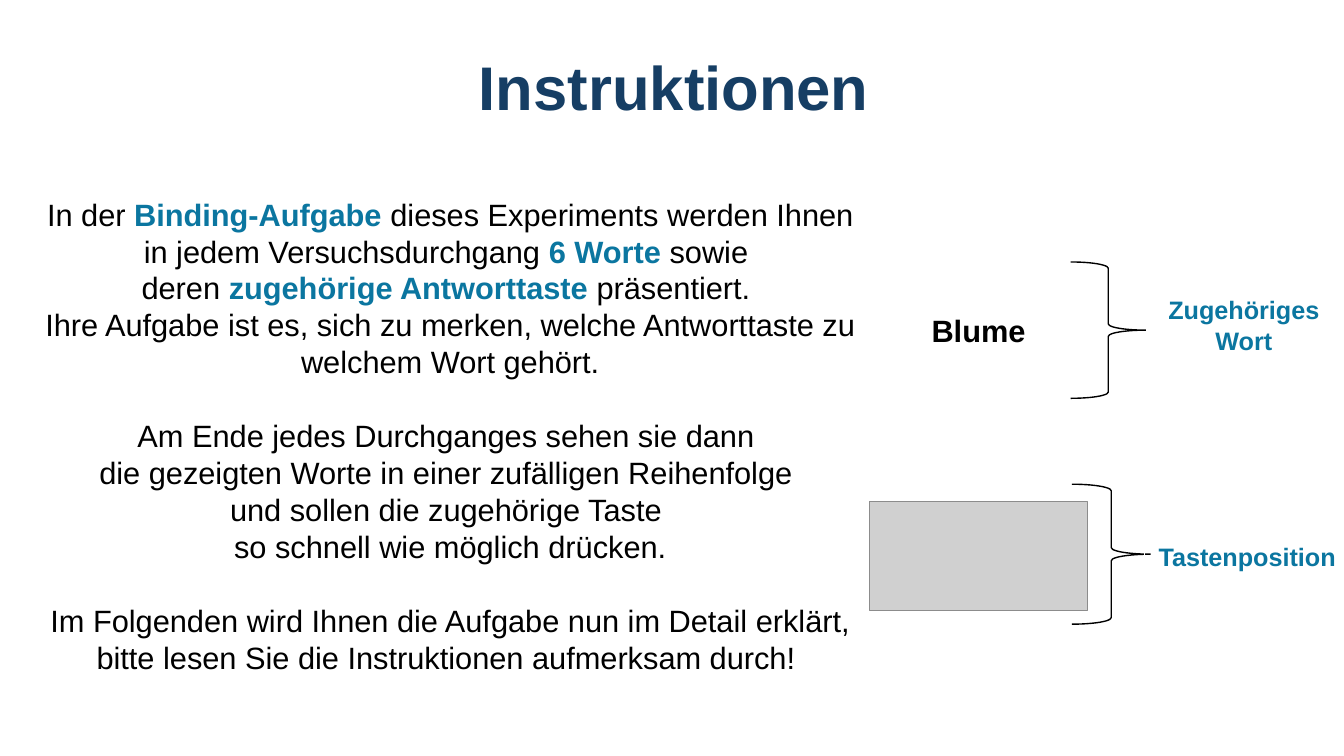
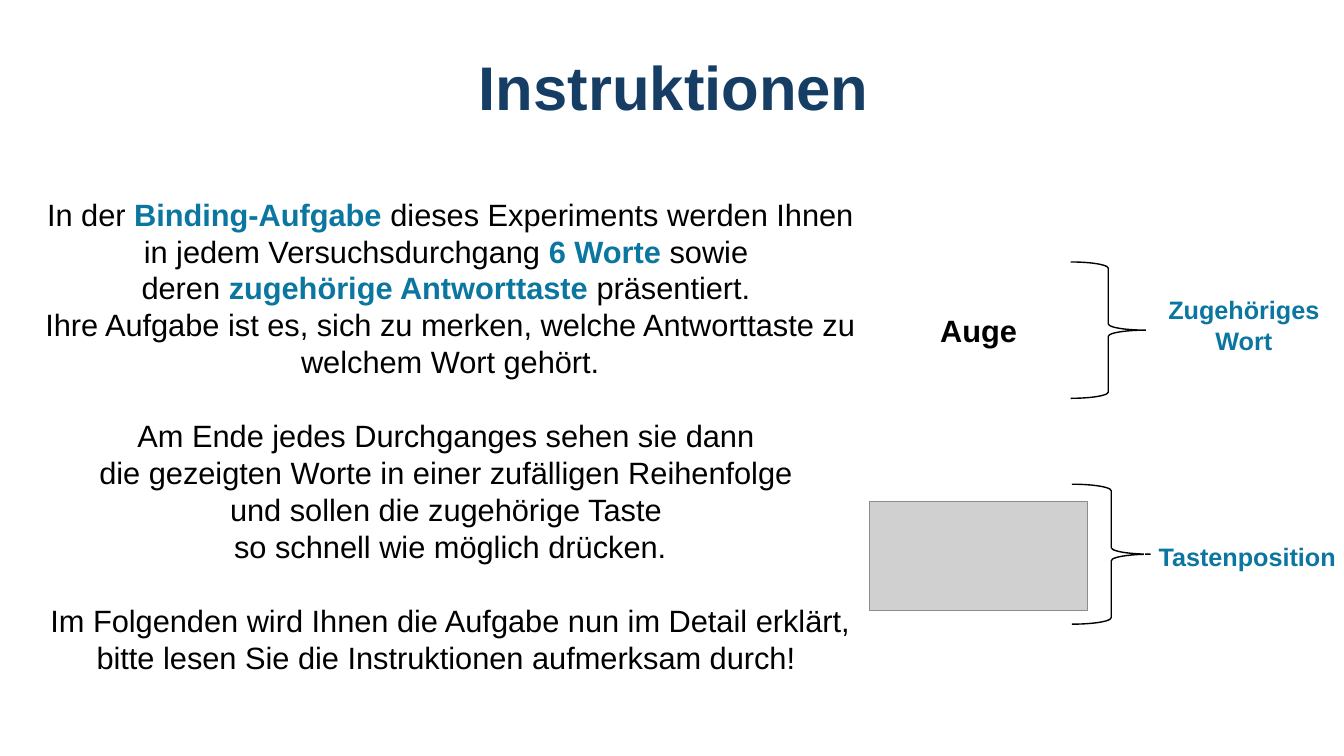
Before and after one commit to GidonFrischkorn/Ambizione-IndividualDifferencesStudy, a slide deck: slide 1 of tasks/word-response-binding-verbal/instructions_word_response_binding_visual.pptx. Drawn at 1344x756 pixels with LibreOffice and Linux fonts; fonts in the diff are those of the drawing; grey boxes stand for pictures. Boxes give left, top, right and bottom in pixels: in the first picture for what was removed or moved away, otherwise in the second. Text is boxed around its words. In the diff, an @@ line names an element or a change of style, - is before the commit and + after.

```diff
--- a/tasks/word-response-binding-verbal/instructions_word_response_binding_visual.pptx
+++ b/tasks/word-response-binding-verbal/instructions_word_response_binding_visual.pptx
@@ text at bbox=[940, 320, 1017, 347]: text changed @@
-Blume
+Auge
```
Also in this commit, not shown: 4 other slides changed, 9 other files.
